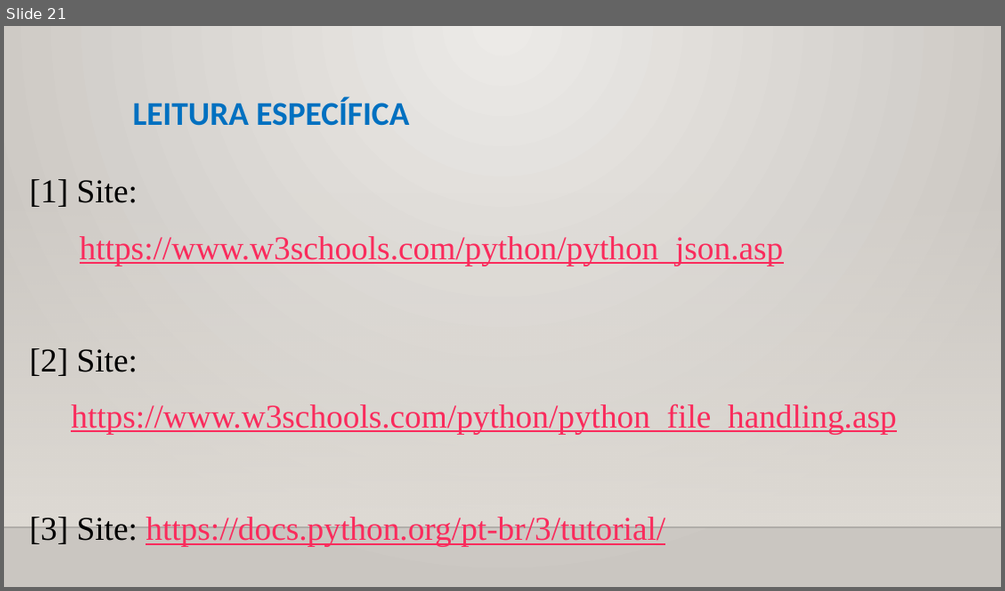
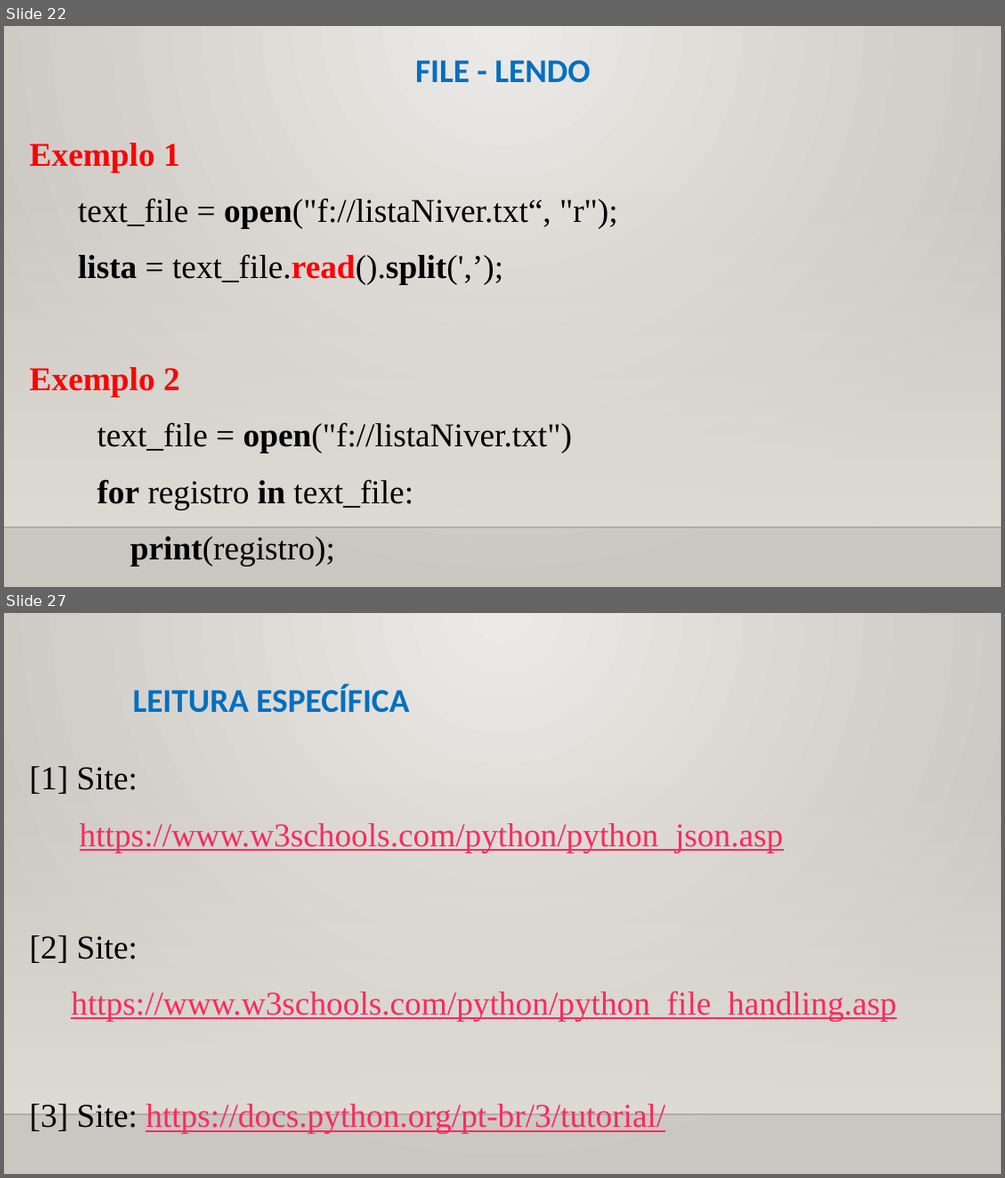
Before and after one commit to CloudEducationBrazil/WydenPythonParadigmas, a slide deck: 01 Classes/Aula 10 Programação Python - Arquivos e JSON.pptx. Shown one above the other, each under a label of ours: slide 21 before the commit, slides 22 and 27 after it; the slides between them are not shown. The pictures are 1005x591 and 1005x1178 pixels, drawn with LibreOffice and Linux fonts; fonts in the diff are those of the drawing; background and template pictures are left out. Boxes give left, top, right and bottom in pixels: in the first picture for what was removed or moved away, otherwise in the second. Text is boxed around its words. In the diff, an @@ line names an element or a change of style, - is before the commit and + after.

```diff
--- a/01 Classes/Aula 10 Programação Python - Arquivos e JSON.pptx
+++ b/01 Classes/Aula 10 Programação Python - Arquivos e JSON.pptx
@@ slide 22 added at (4,26,1001,587), background picture (left out); not listed: 2 template elements that a slide beside it also shows @@
@@ title added at (415,60,590,83), 24 pt, text #0070C0, bold @@
+FILE - LENDO
@@ text added at (30,143,618,565), 24 pt, text #000000 @@
+  Exemplo 1
+    text_file = open("f://listaNiver.txt“, "r");
+    lista = text_file.read().split(',’);
+Exemplo 2
+  text_file = open("f://listaNiver.txt")
+  for registro in text_file:
+  print(registro);
@@ what was slide 21 is now slide 27 @@
```
Also in this commit, not shown: 18 slides changed, 5 other slides added, 2 other files.
